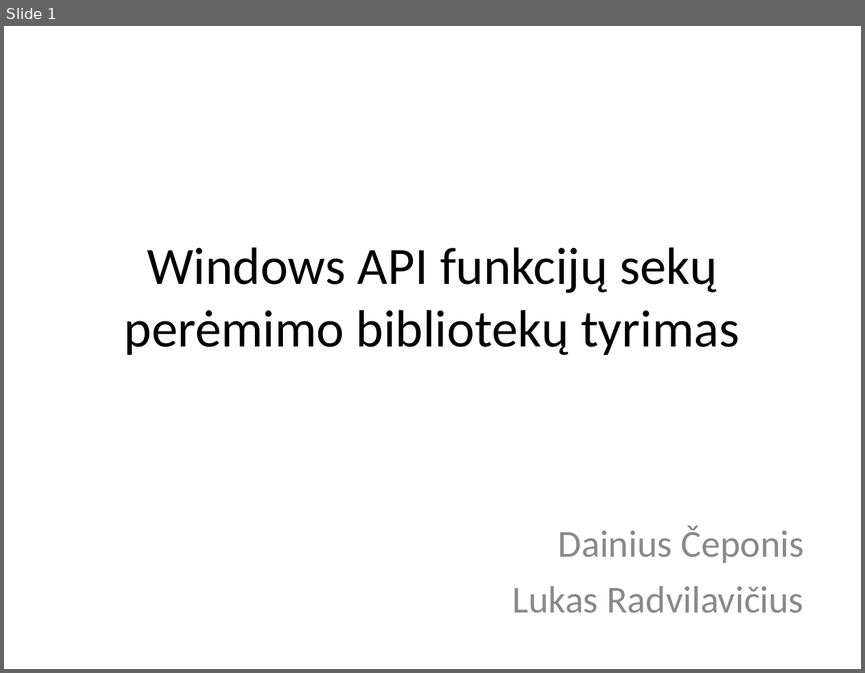
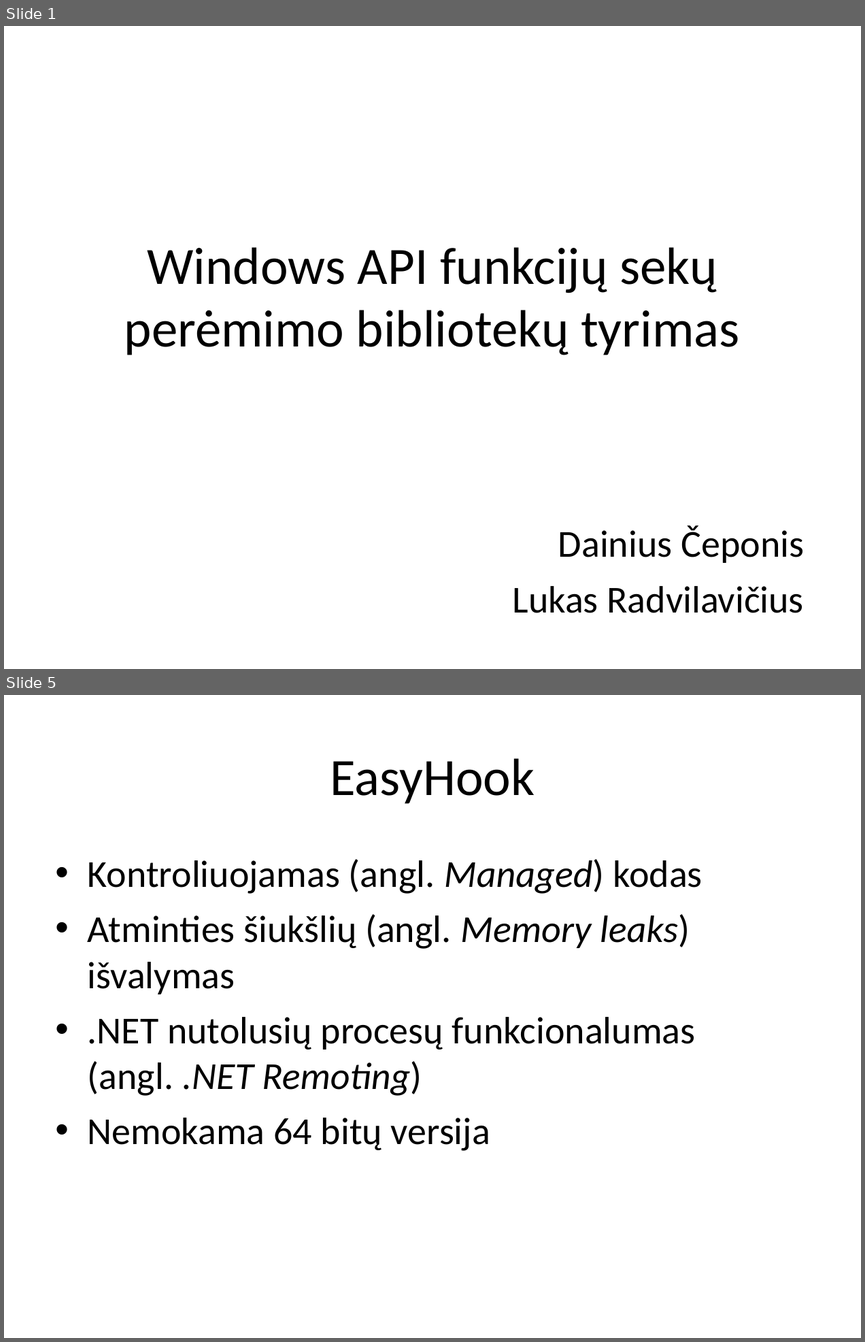
Before and after one commit to DjPasco/Mag, a slide deck: Article/Article_Presentation.ppt. Shown one above the other, each under a label of ours: slide 1 before the commit, slides 1 and 5 after it; the slides between them are not shown. The pictures are 865x673 and 865x1342 pixels, drawn with LibreOffice and Linux fonts; fonts in the diff are those of the drawing. Boxes give left, top, right and bottom in pixels: in the first picture for what was removed or moved away, otherwise in the second. Text is boxed around its words. In the diff, an @@ line names an element or a change of style, - is before the commit and + after.

```diff
--- a/Article/Article_Presentation.ppt
+++ b/Article/Article_Presentation.ppt
@@ slide 5 added at (x1=4, y1=695, x2=861, y2=1338), background #FFFFFF @@
@@ title added at (x1=330, y1=758, x2=534, y2=804), 44 pt, text #000000 @@
+EasyHook
@@ text added at (x1=88, y1=859, x2=702, y2=1151), 32 pt, text #000000 @@
+• Kontroliuojamas (angl. Managed) kodas
+• Atminties šiukšlių (angl. Memory leaks) išvalymas
+• .NET nutolusių procesų funkcionalumas (angl. .NET Remoting)
+• Nemokama 64 bitų versija
@@ slide 1 changed as well @@
@@ subtitle "Dainius Čeponis" at (x1=513, y1=525, x2=804, y2=613): text colour #898989 to #000000 @@
```
Also in this commit, not shown: 10 other slides added.
